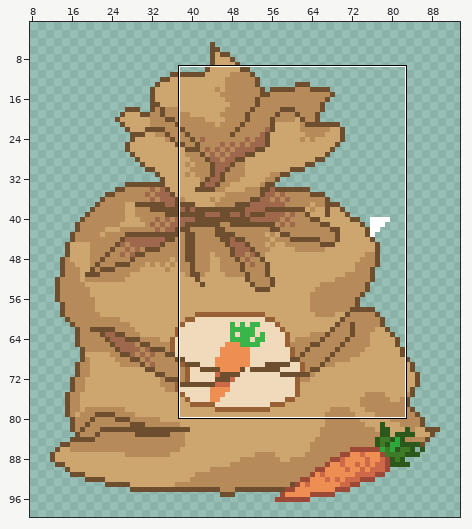
Two versions of one sprite sheet, img/carrot-seeds.png. The picture above shows the old version from afar; the outline marks the close-up.
Close-up. Before the commit:
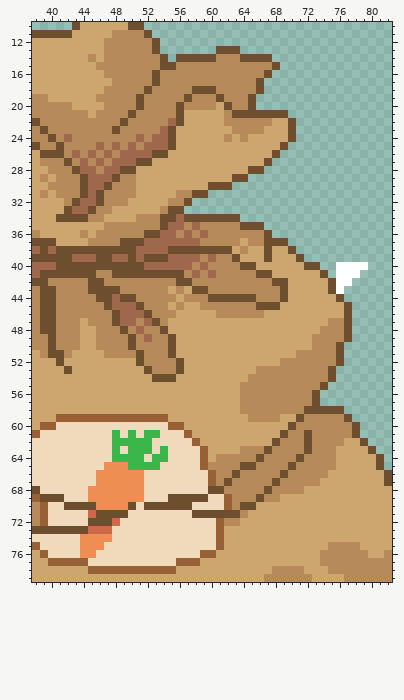
The file is 100x100 pixels. Colours within 5 levels of each other are drawn and written as one. Shown: x 38..82, y 10..79. The wide view leaves out empty margins.
After the commit:
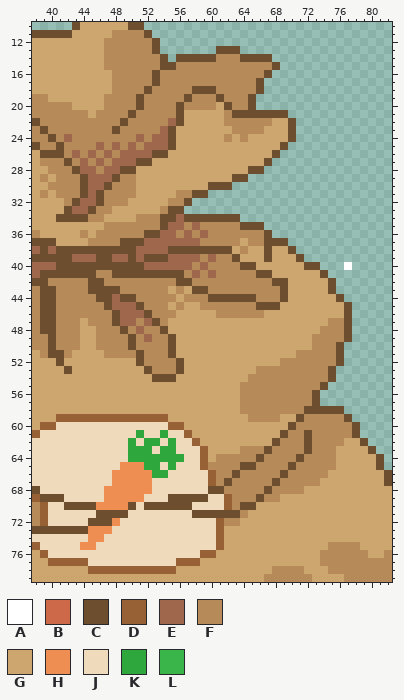
Palette (. is transparent): A #ffffff  B #cd6949  C #6d4e2f  D #976135  E #9f684d  F #b78a5a  G #cda66f  H #ef8e52  J #efdabc  K #2ea83d  L #39b54a
Diff:
y 14: x 45 F -> G
y 15: x 46 F -> G
y 16: x 47 F -> G
y 18: x 47 F -> G
y 19: x 46 F -> G
y 40: x 76 A -> .; x 78..79 AA -> ..
y 41: x 76..78 AAA -> ...
y 42: x 76..77 AA -> ..
y 43: x 76 A -> .
y 61: x 48 L -> J; x 50..54 LJLLJ -> JKJJK
y 62: x 48..53 LLLLLJ -> JJKJKK; x 55 J -> K
y 63: x 48 L -> J; x 50..52 LLL -> KKK; x 54..55 LJ -> KK
y 64: x 48..56 LLLLJLLJJ -> JJKKKKKKK
y 65: x 47..48 HH -> JJ; x 50..53 LLLL -> HHKK; x 55 J -> K
y 66: x 46..47 HH -> JJ; x 52..54 JJJ -> HKK
y 67: x 46..47 HH -> JJ; x 52 J -> H
y 68: x 45..46 HH -> JJ; x 52 J -> H
y 69: x 45..46 HH -> JJ
y 71: x 45 B -> J
y 72: x 48 B -> H
y 73: x 45..47 BBB -> HHH
y 74: x 44 H -> J; x 47 H -> J
y 75: x 46 H -> J
y 76: x 44..45 HH -> JJ
Boxes around the changes in both close-ups, in picture pixels (x1, y1, x2, y2):
changed: (88, 54, 112, 102)
erased: (336, 262, 368, 294)
changed: (80, 430, 184, 558)
